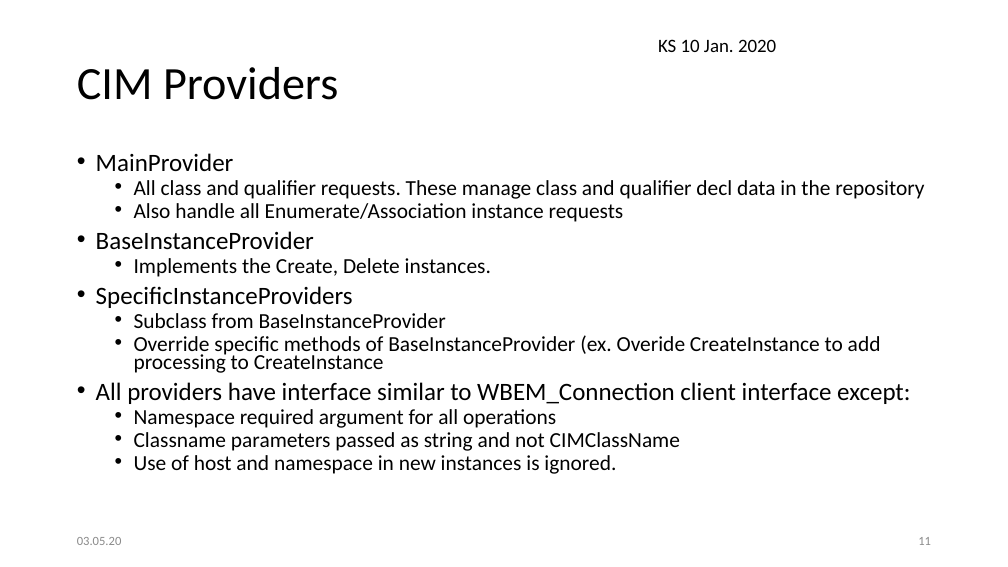
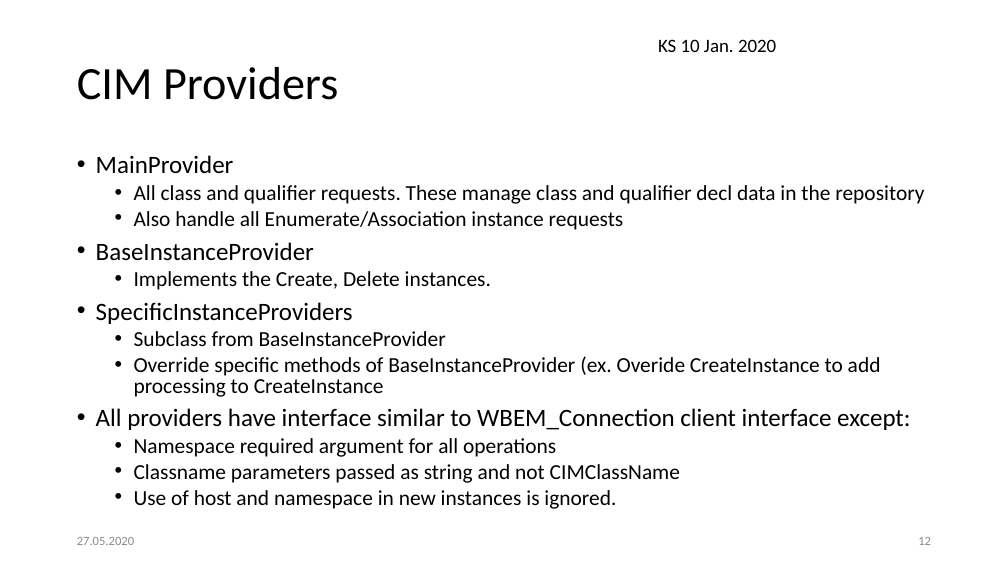
Before and after one commit to pywbem/pywbem, a slide deck: slide 12 of design/RepositoryStructure.pptx (slide 11 before the commit). Drawn at 1008x567 pixels with LibreOffice and Linux fonts; fonts in the diff are those of the drawing. Boxes give left, top, right and bottom in pixels: in the first picture for what was removed or moved away, otherwise in the second. Text is boxed around its words. In the diff, an @@ line names an element or a change of style, - is before the commit and + after.

Commit message:
Added object details to mocker design presentation

```diff
--- a/design/RepositoryStructure.pptx
+++ b/design/RepositoryStructure.pptx
@@ text "MainProvider" at [96,155,924,509]: line spacing 0.7 to 0.8 @@
@@ text at [77,537,134,545]: text changed @@
-03.05.20
+27.05.2020
```
Also in this commit, not shown: 22 other slides changed, 1 slide added.
